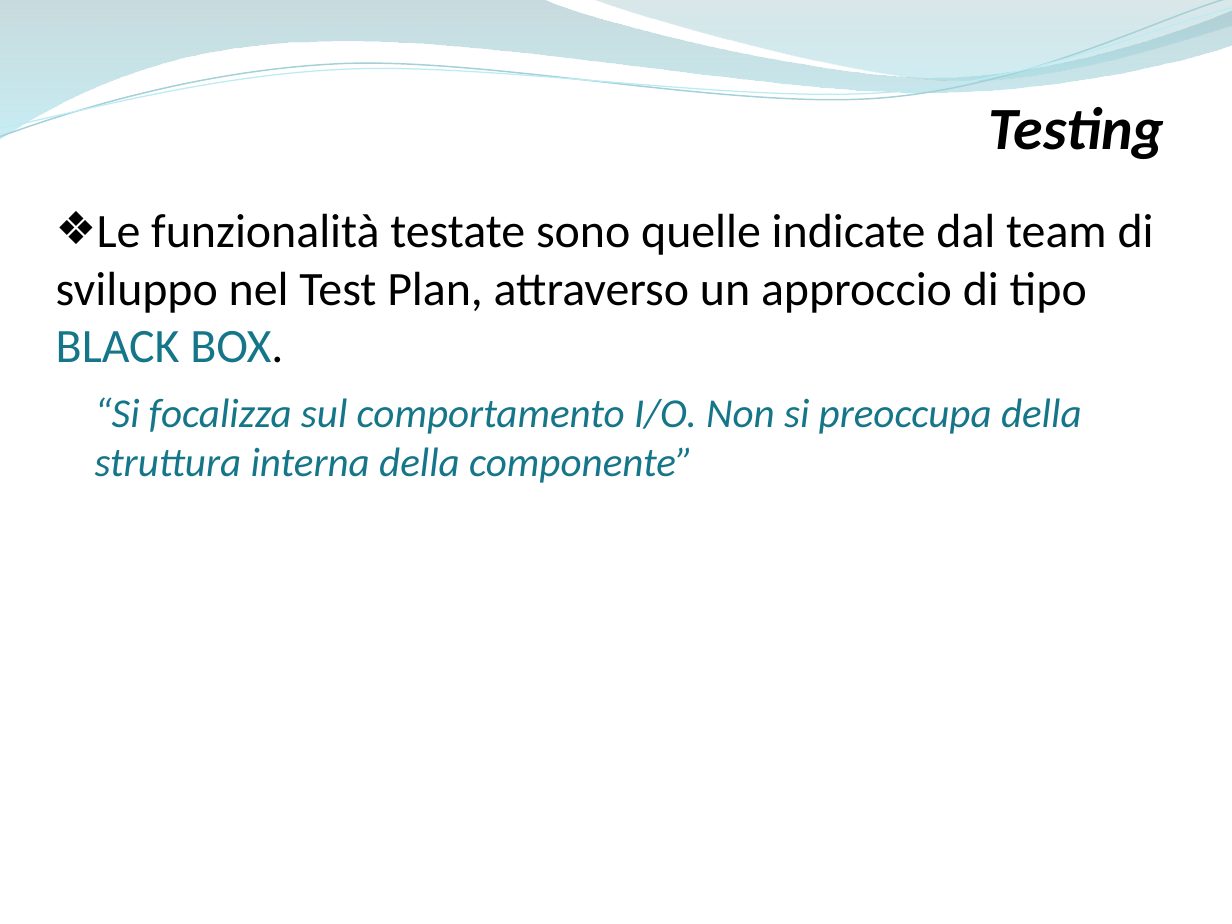
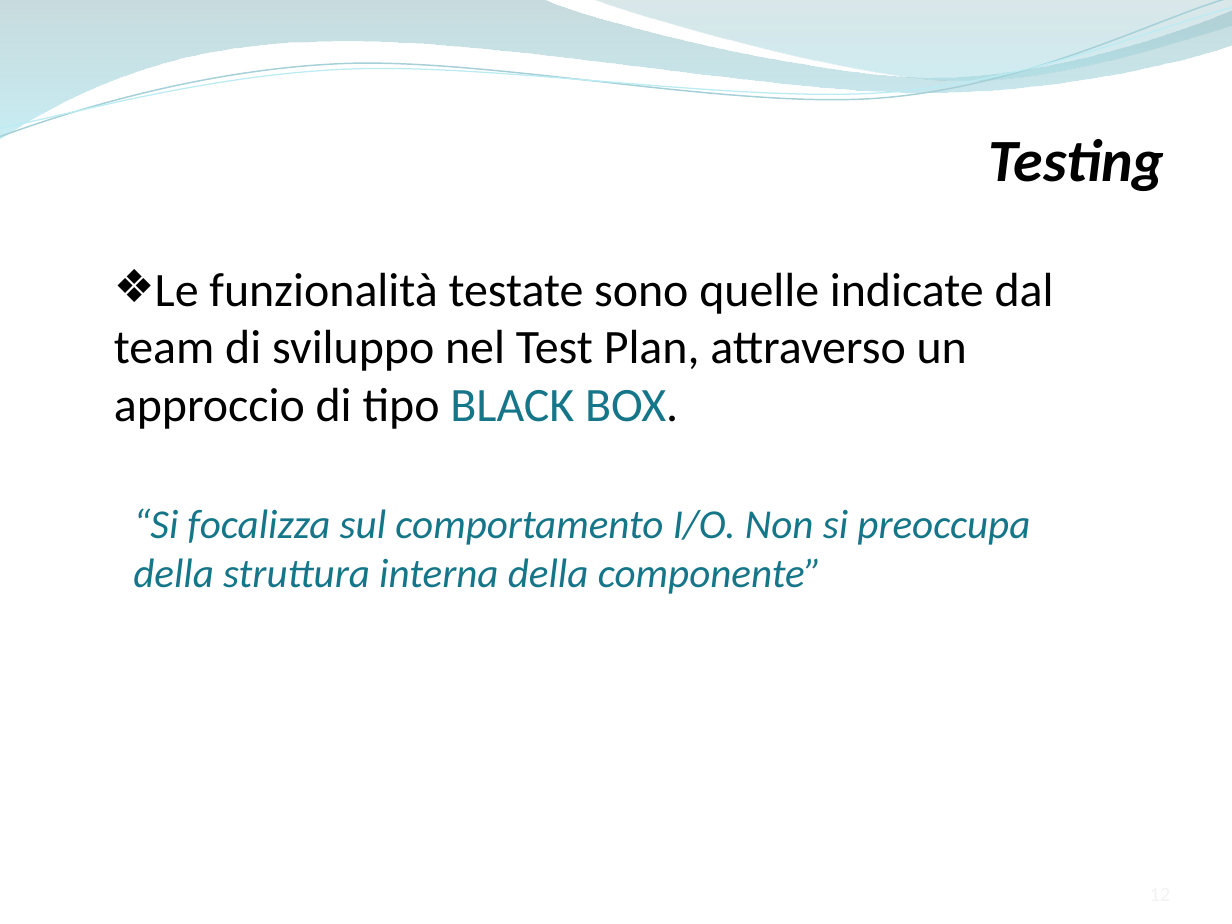
Before and after one commit to ammirate/at-silo, a slide deck: slide 12 of Presentazione/Atsilo2/Ferrara/Ferrara_M_PresentazioneFinale.pptx. Drawn at 1232x924 pixels with LibreOffice and Linux fonts; fonts in the diff are those of the drawing. Boxes give left, top, right and bottom in pixels: in the first picture for what was removed or moved away, otherwise in the second. Text is boxed around its words. In the diff, an @@ line names an element or a change of style, - is before the commit and + after.

```diff
--- a/Presentazione/Atsilo2/Ferrara/Ferrara_M_PresentazioneFinale.pptx
+++ b/Presentazione/Atsilo2/Ferrara/Ferrara_M_PresentazioneFinale.pptx
@@ text "Testing": place and size @@
-text "Testing" at [989, 107, 1165, 159]
+text "Testing" at [989, 139, 1165, 191]
@@ text "Le funzionalità testate sono quelle ..." rewrapped from [56, 213, 1154, 363] to [114, 272, 1054, 429] @@
@@ text at [133, 508, 1030, 594]: text changed @@
-“Si focalizza sul comportamento I/O. Non si preoccupa della
-struttura interna della componente”
+“Si focalizza sul comportamento I/O. Non si preoccupa della struttura interna della componente”
```
Also in this commit, not shown: 12 other slides changed, 5 slides added, 3 slides removed.
